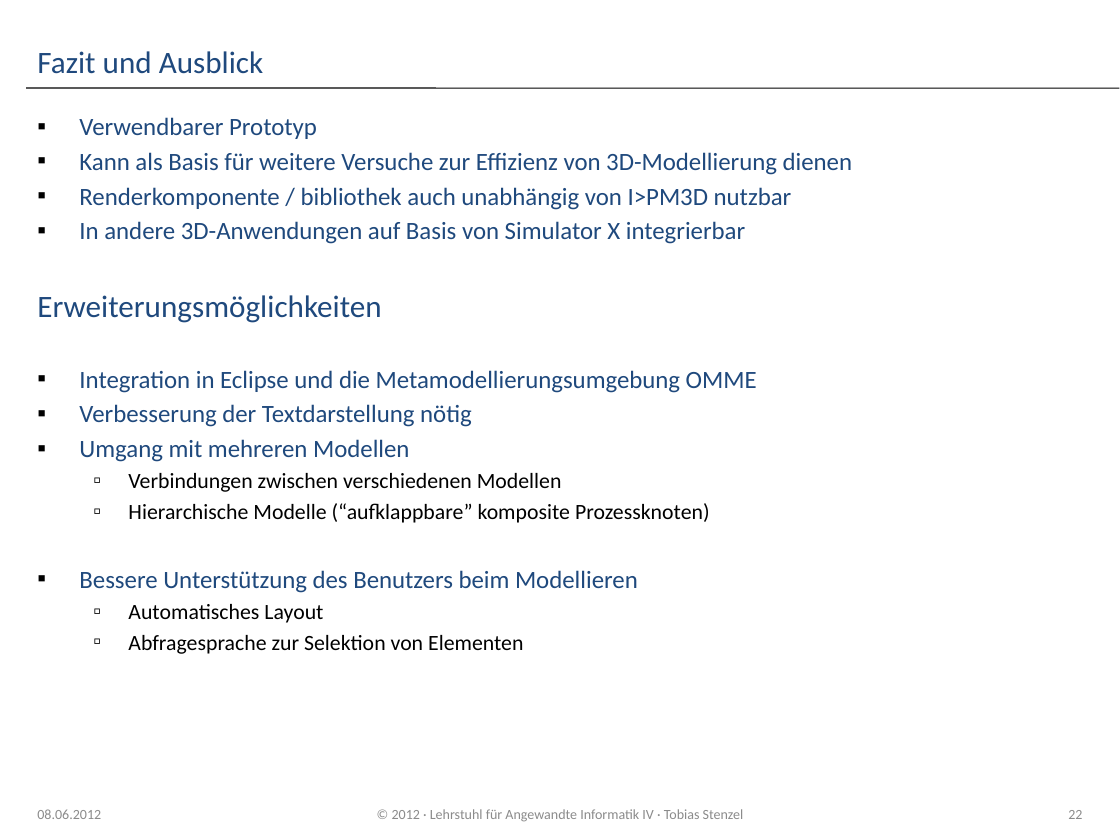
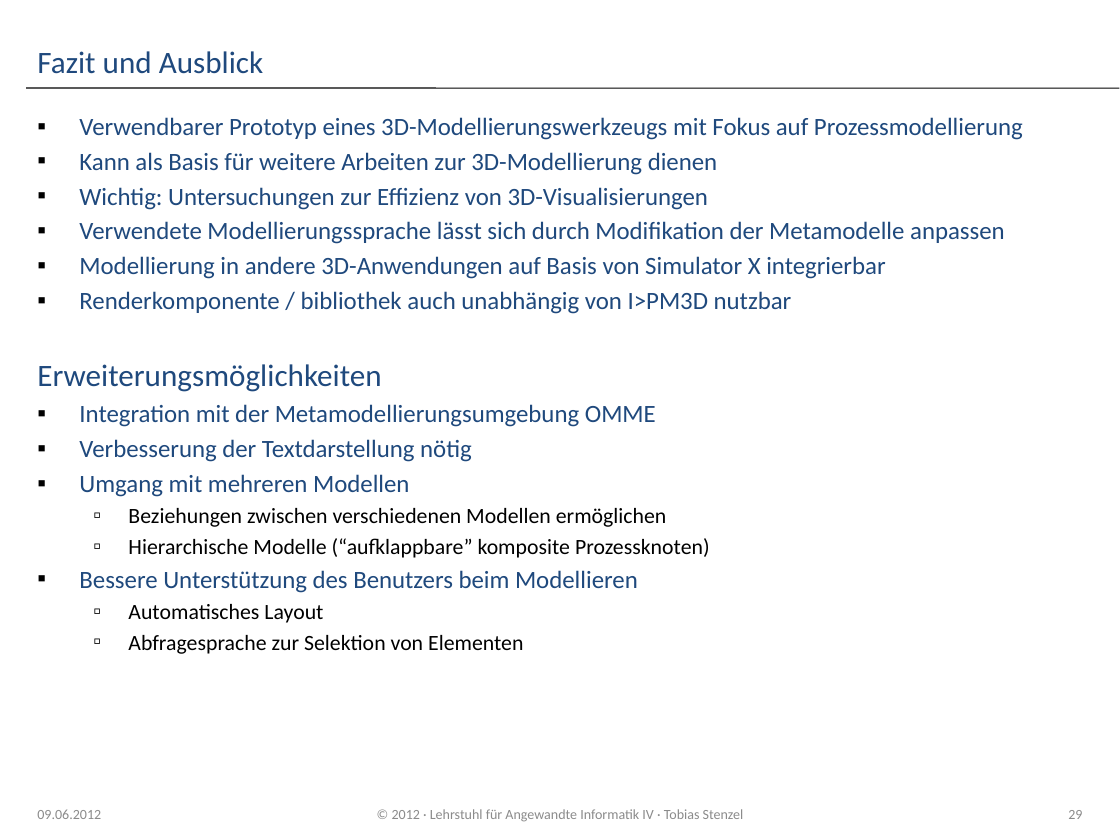
Before and after one commit to dpausp/ba-thesis, a slide deck: slide 29 of Praesentation_IPM3D.pptx (slide 22 before the commit). Drawn at 1120x840 pixels with LibreOffice and Linux fonts; fonts in the diff are those of the drawing; background and template pictures are left out. Boxes give left, top, right and bottom in pixels: in the first picture for what was removed or moved away, otherwise in the second. Text is boxed around its words. In the diff, an @@ line names an element or a change of style, - is before the commit and + after.

```diff
--- a/Praesentation_IPM3D.pptx
+++ b/Praesentation_IPM3D.pptx
@@ text at (x1=79, y1=117, x2=1023, y2=279): text changed @@
-▪ Verwendbarer Prototyp
-▪ Kann als Basis für weitere Versuche zur Effizienz von 3D-Modellierung dienen
+▪ Verwendbarer Prototyp eines 3D-Modellierungswerkzeugs mit Fokus auf Prozessmodellierung
+▪ Kann als Basis für weitere Arbeiten zur 3D-Modellierung dienen
+▪ Wichtig: Untersuchungen zur Effizienz von 3D-Visualisierungen
+▪ Verwendete Modellierungssprache lässt sich durch Modifikation der Metamodelle anpassen
+▪ Modellierung in andere 3D-Anwendungen auf Basis von Simulator X integrierbar
@@ text at (x1=79, y1=221, x2=745, y2=244): paragraph removed @@
-▪ In andere 3D-Anwendungen auf Basis von Simulator X integrierbar
@@ text at (x1=79, y1=404, x2=656, y2=427): text changed @@
-▪ Integration in Eclipse und die Metamodellierungsumgebung OMME
+▪ Integration mit der Metamodellierungsumgebung OMME
@@ text at (x1=128, y1=508, x2=667, y2=527): text changed @@
-  ▫ Verbindungen zwischen verschiedenen Modellen
+  ▫ Beziehungen zwischen verschiedenen Modellen ermöglichen
@@ text at (x1=37, y1=809, x2=101, y2=819): text changed @@
-08.06.2012
+09.06.2012
@@ page number at (x1=1068, y1=810, x2=1082, y2=819): text changed @@
-22
+29
```
Also in this commit, not shown: 19 other slides changed, 10 slides added, 1 slide removed, 6 other files.
